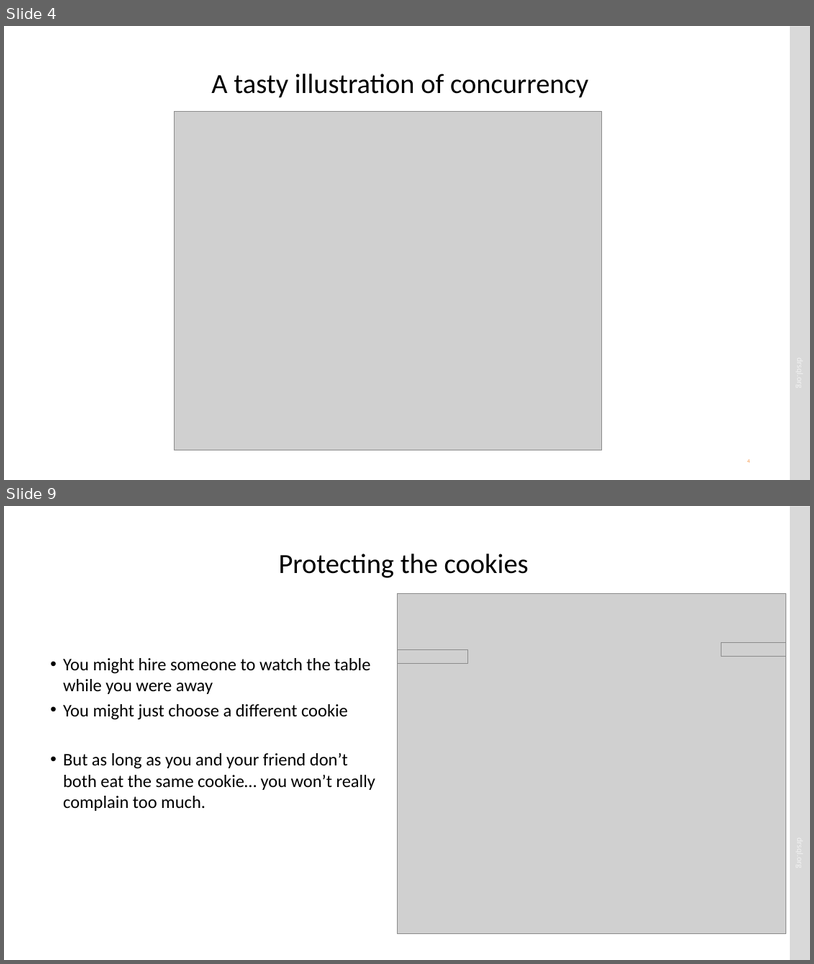
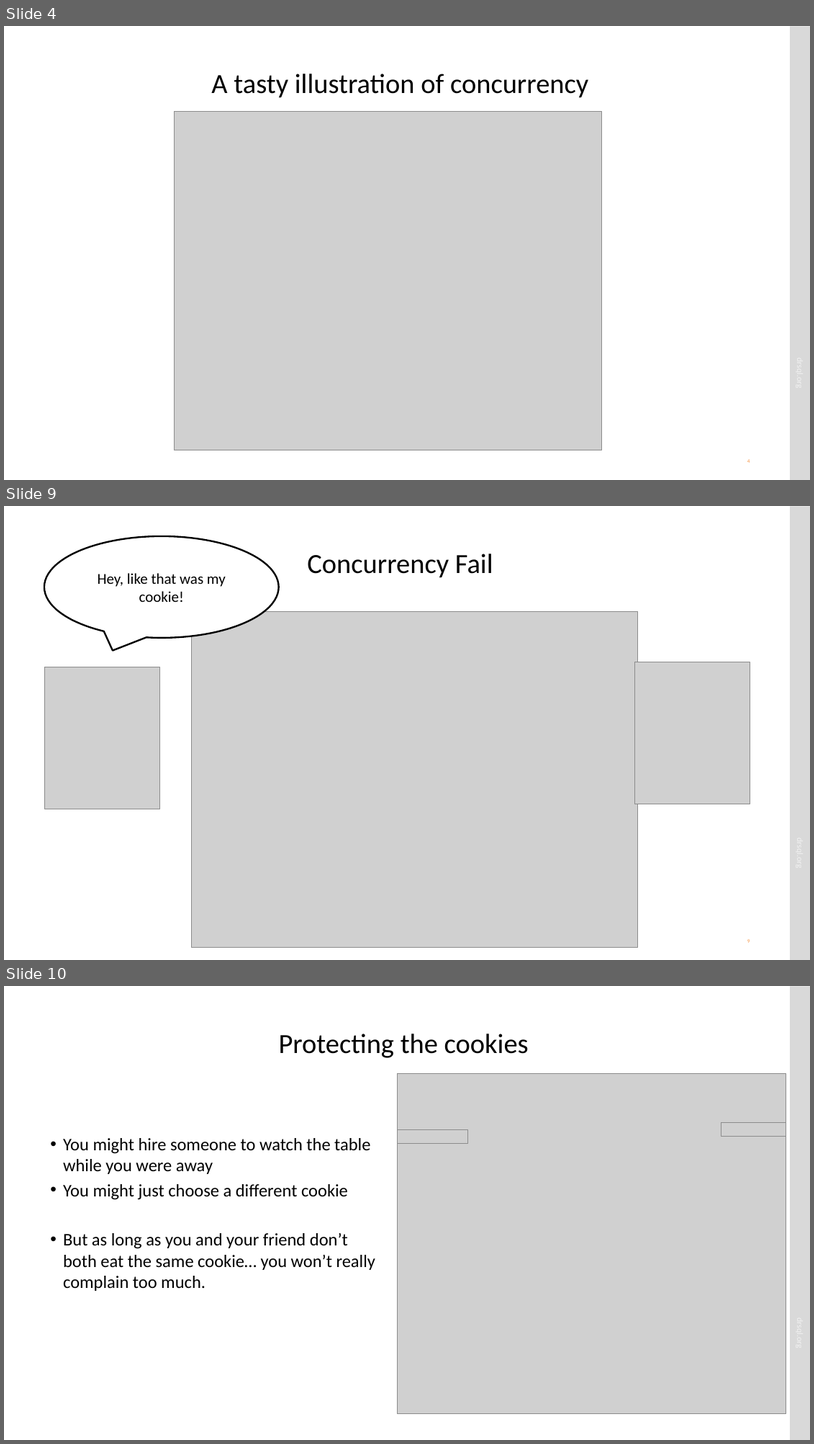
Before and after one commit to drsqlgithub/Presentation-Downloads, a slide deck: Concurrency/Matters of Concurrency.pptx. Shown one above the other, each under a label of ours: slides 4 and 9 before the commit, slides 4, 9 and 10 after it; the slides between them are not shown. The pictures are 814x964 and 814x1444 pixels, drawn with LibreOffice and Linux fonts; fonts in the diff are those of the drawing; grey boxes stand for pictures. Boxes give left, top, right and bottom in pixels: in the first picture for what was removed or moved away, otherwise in the second. Text is boxed around its words. In the diff, an @@ line names an element or a change of style, - is before the commit and + after.

Commit message:
Concurrency presentation changes

```diff
--- a/Concurrency/Matters of Concurrency.pptx
+++ b/Concurrency/Matters of Concurrency.pptx
@@ slide 9 added at box(4, 506, 810, 960), background #FFFFFF; not listed: 2 template elements that a slide beside it also shows @@
@@ speech bubble added at box(44, 536, 279, 638), fill #FFFFFF, outline #000000 2 pt, 18 pt, text #000000 @@
+Hey, like that was my cookie!
@@ title added at box(307, 554, 494, 578), 33 pt, text #000000 @@
+Concurrency Fail
@@ picture added at box(191, 611, 638, 947) @@
@@ picture added at box(44, 667, 160, 808) @@
@@ picture added at box(635, 662, 751, 803) @@
@@ what was slide 9 is now slide 10 @@
```
Also in this commit, not shown: 15 slides changed, 3 other slides added, 1 slide removed, 12 other files.
